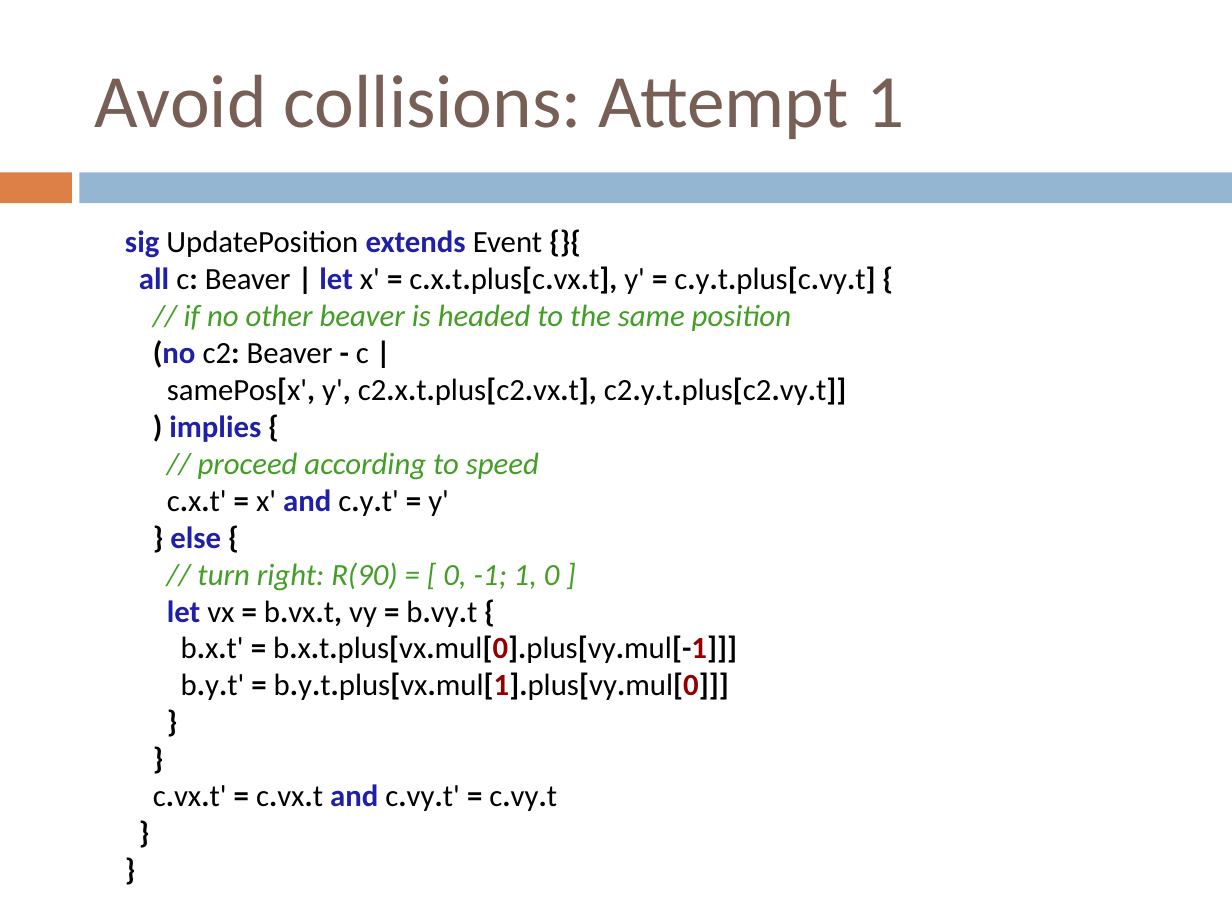
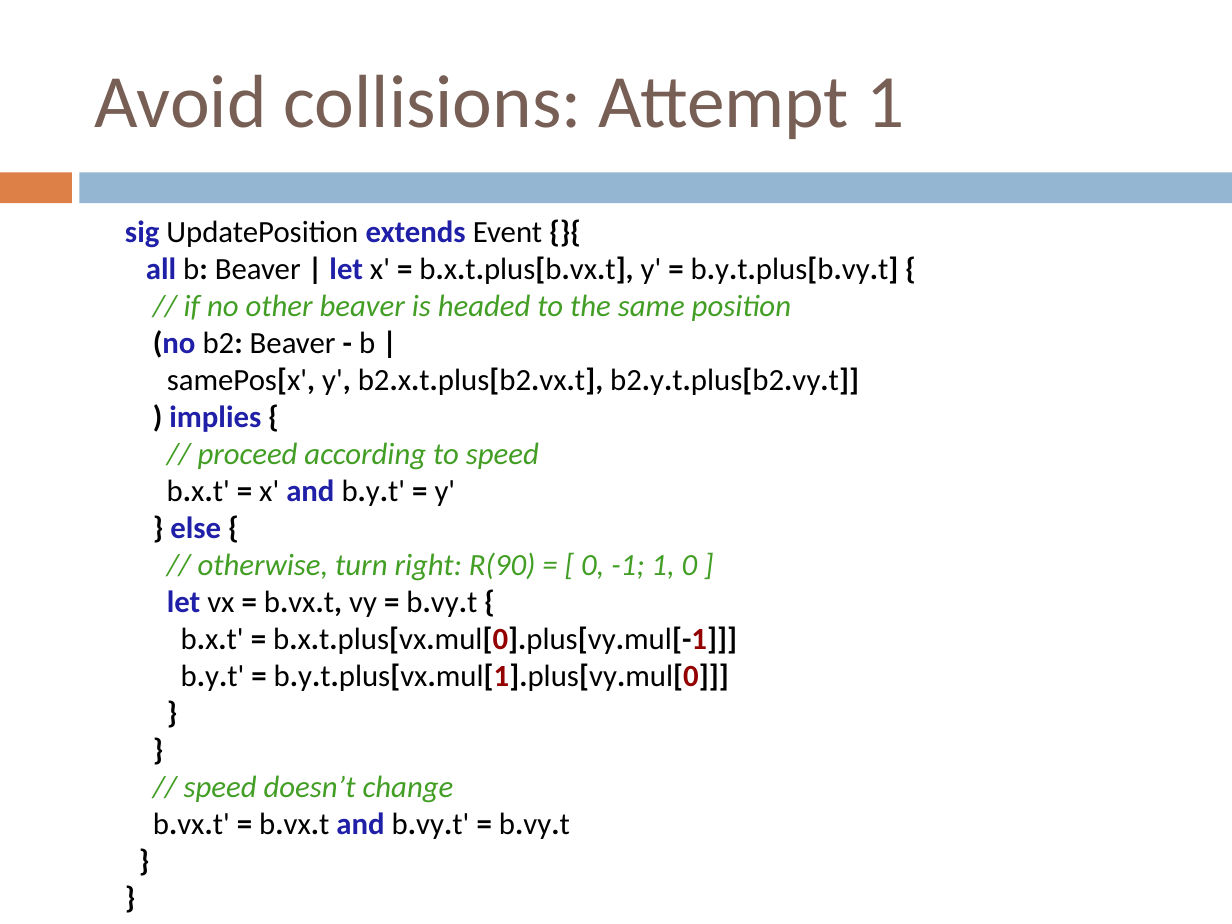
Before and after one commit to webguru412/React-Robots, a slide deck: slide 13 of talks/ppr-14-05-12.pptx. Drawn at 1232x924 pixels with LibreOffice and Linux fonts; fonts in the diff are those of the drawing. Boxes give left, top, right and bottom in pixels: in the first picture for what was removed or moved away, otherwise in the second. Text is boxed around its words. In the diff, an @@ line names an element or a change of style, - is before the commit and + after.

Commit message:
updated presentation

```diff
--- a/talks/ppr-14-05-12.pptx
+++ b/talks/ppr-14-05-12.pptx
@@ text "sig UpdatePosition extends Event {}{" moved from (x1=125, y1=230, x2=875, y2=811) to (x1=125, y1=220, x2=899, y2=839) @@
@@ text at (x1=146, y1=256, x2=899, y2=284): text changed @@
-all c: Beaver | let x' = c.x.t.plus[c.vx.t], y' = c.y.t.plus[c.vy.t] {
+all b: Beaver | let x' = b.x.t.plus[b.vx.t], y' = b.y.t.plus[b.vy.t] {
@@ text at (x1=153, y1=330, x2=859, y2=395): text changed @@
-(no c2: Beaver - c |
-samePos[x', y', c2.x.t.plus[c2.vx.t], c2.y.t.plus[c2.vy.t]]
+(no b2: Beaver - b |
+samePos[x', y', b2.x.t.plus[b2.vx.t], b2.y.t.plus[b2.vy.t]]
@@ text at (x1=167, y1=479, x2=456, y2=506): text changed @@
-c.x.t' = x' and c.y.t' = y'
+b.x.t' = x' and b.y.t' = y'
@@ text at (x1=198, y1=552, x2=698, y2=581): text changed @@
-// turn right: R(90) = [ 0, -1; 1, 0 ]
+// otherwise, turn right: R(90) = [ 0, -1; 1, 0 ]
@@ text at (x1=153, y1=775, x2=570, y2=839): paragraphs added @@
+}
+}
+// speed doesn’t change
+b.vx.t' = b.vx.t and b.vy.t' = b.vy.t
@@ text at (x1=153, y1=784, x2=557, y2=811): paragraphs removed @@
-c.vx.t' = c.vx.t and c.vy.t' = c.vy.t
-}
-}
```
Also in this commit, not shown: 1 other slide changed, 3 slides added, 3 other files.
